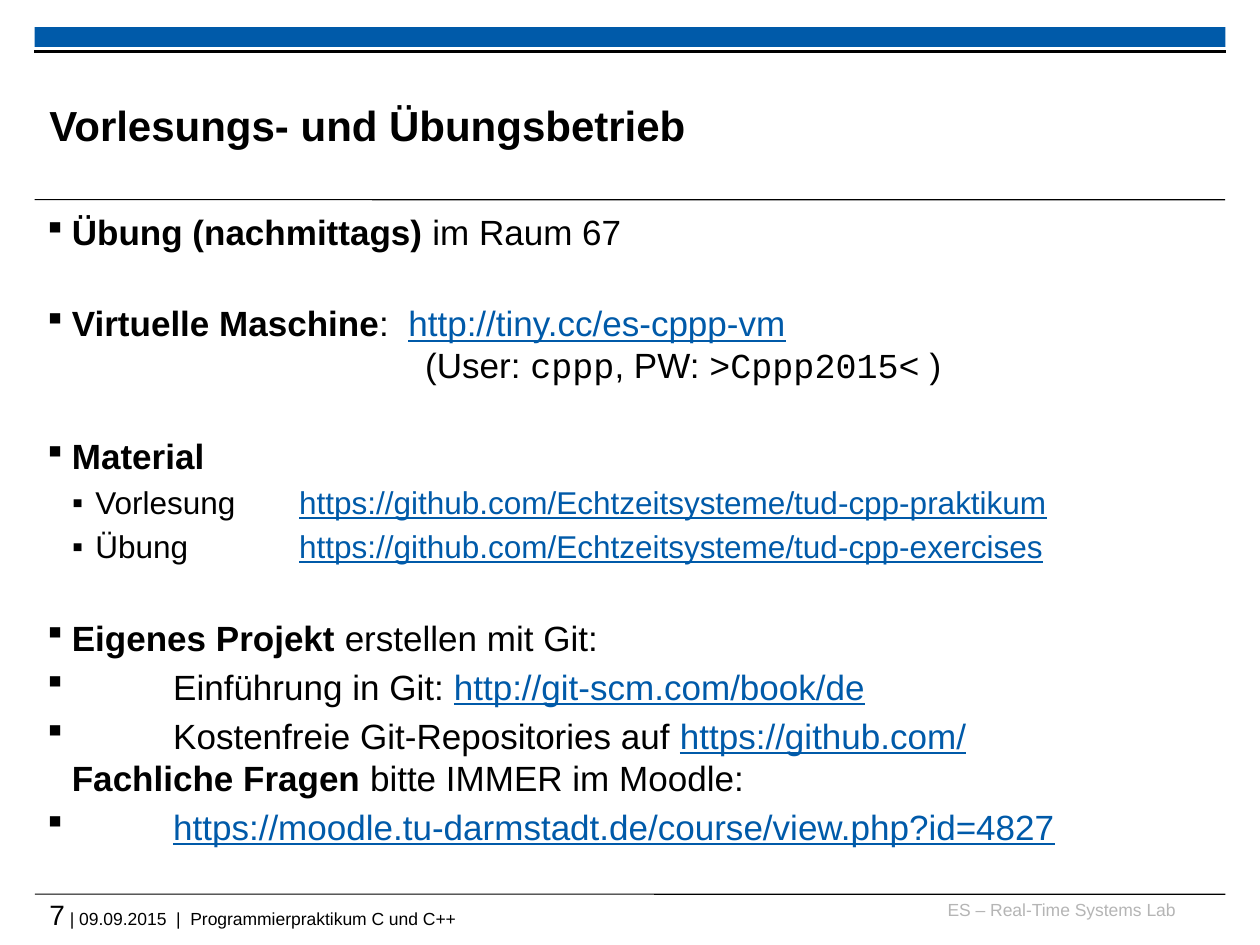
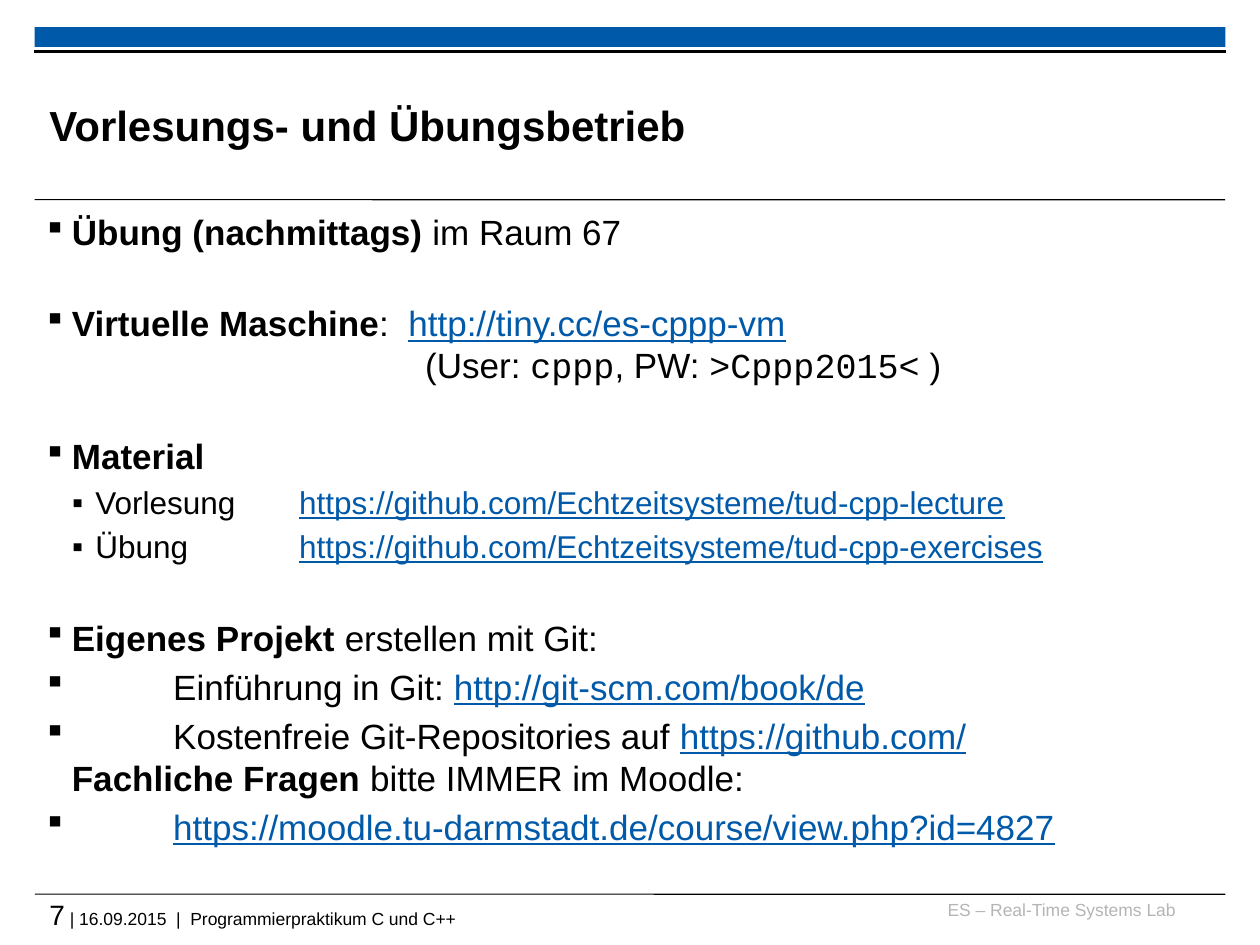
Before and after one commit to h82k/tud-cppp, a slide deck: slide 7 of cppp_lecture.pptx. Drawn at 1260x945 pixels with LibreOffice and Linux fonts; fonts in the diff are those of the drawing; background and template pictures are left out. Boxes give left, top, right and bottom in pixels: in the first picture for what was removed or moved away, otherwise in the second. Text is boxed around its words. In the diff, an @@ line names an element or a change of style, - is before the commit and + after.

```diff
--- a/cppp_lecture.pptx
+++ b/cppp_lecture.pptx
@@ text at <box>95,491,1004,520</box>: text changed @@
-  ▪ Vorlesung https://github.com/Echtzeitsysteme/tud-cpp-praktikum
+  ▪ Vorlesung https://github.com/Echtzeitsysteme/tud-cpp-lecture
@@ text at <box>49,905,456,929</box>: text changed @@
-7 | 09.09.2015 | Programmierpraktikum C und C++
+7 | 16.09.2015 | Programmierpraktikum C und C++
```
Also in this commit, not shown: 28 other slides changed, 5 slides added, 3 slides removed.
